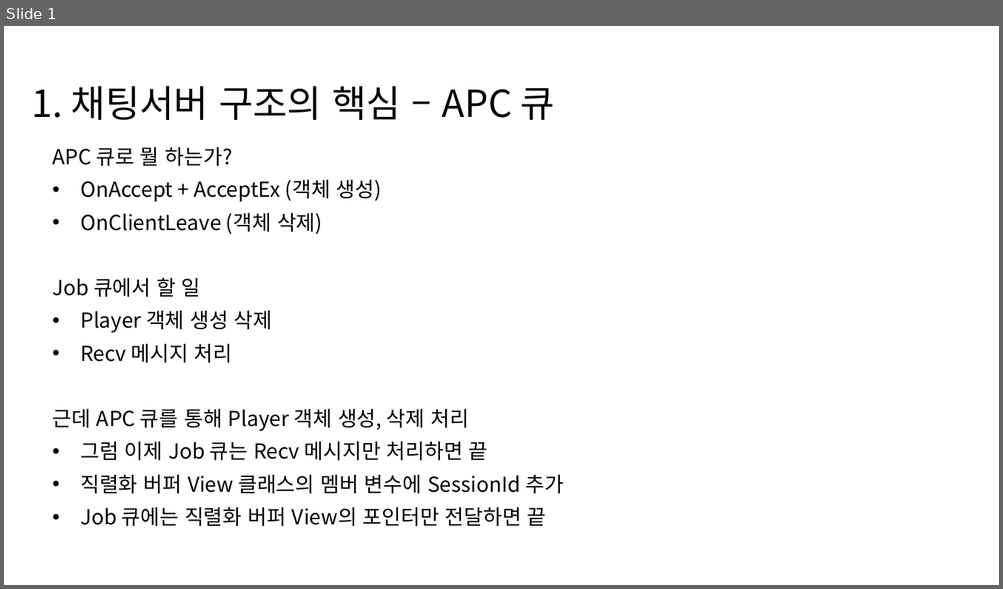
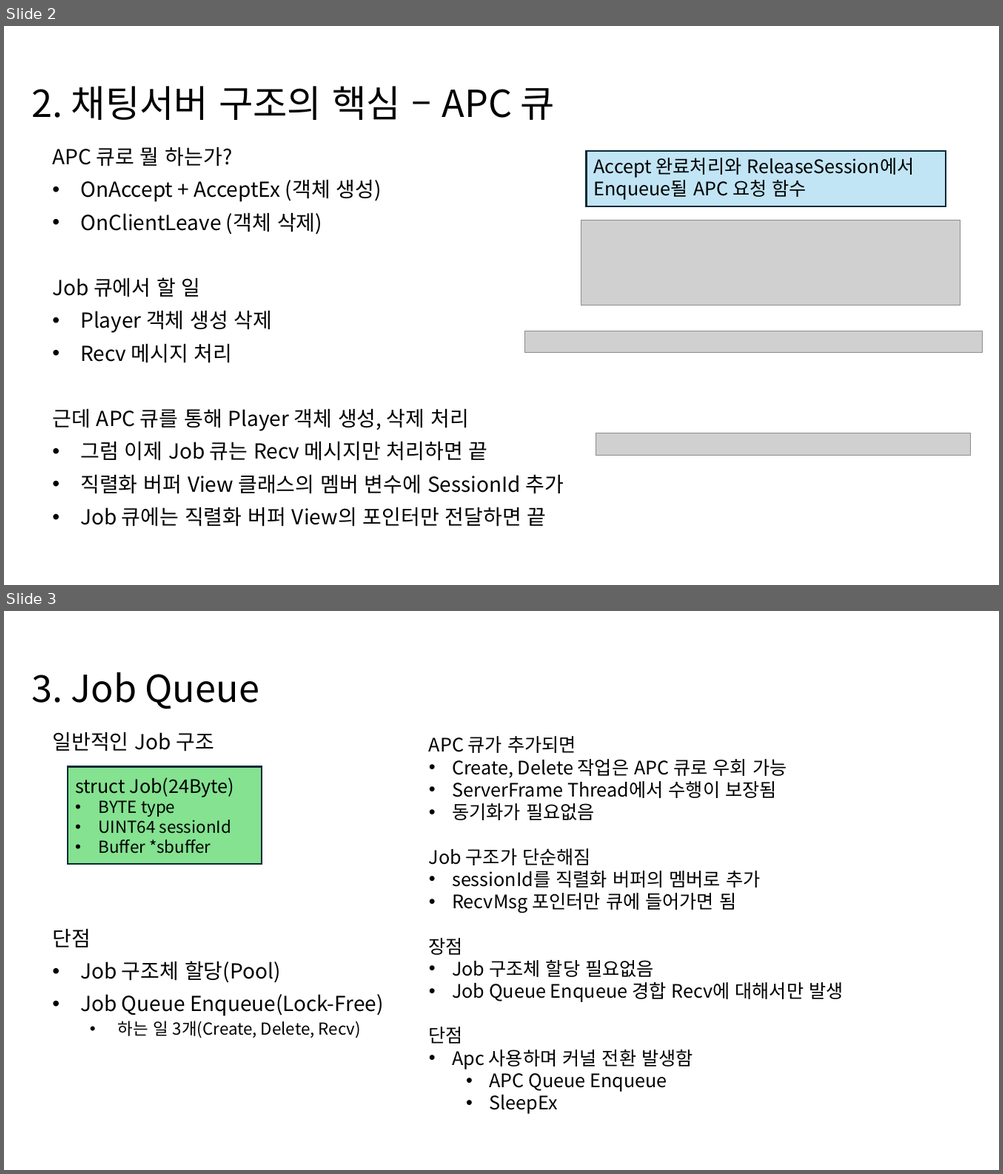
Before and after one commit to MyungHyun-Ahn/Portfolio, a slide deck: 04_IOCP_ChatServer/IOCP_ChatServer/싱글스레드채팅서버_설계.pptx. Shown one above the other, each under a label of ours: slide 1 before the commit, slides 2 and 3 after it. The pictures are 1003x589 and 1003x1174 pixels, drawn with LibreOffice and Linux fonts; fonts in the diff are those of the drawing; grey boxes stand for pictures. Boxes give left, top, right and bottom in pixels: in the first picture for what was removed or moved away, otherwise in the second. Text is boxed around its words. In the diff, an @@ line names an element or a change of style, - is before the commit and + after.

Commit message:
싱글 채팅 서버

```diff
--- a/04_IOCP_ChatServer/IOCP_ChatServer/싱글스레드채팅서버_설계.pptx
+++ b/04_IOCP_ChatServer/IOCP_ChatServer/싱글스레드채팅서버_설계.pptx
@@ slide 3 added at (x1=4, y1=611, x2=999, y2=1170), background #FFFFFF @@
@@ title added at (x1=31, y1=672, x2=259, y2=709), 36 pt, text #000000 @@
+3. Job Queue
@@ subtitle added at (x1=52, y1=732, x2=384, y2=1039), 20 pt, text #000000 @@
+일반적인 Job 구조
+단점
+• Job 구조체 할당(Pool)
+• Job Queue Enqueue(Lock-Free)
+  • 하는 일 3개(Create, Delete, Recv)
@@ text added at (x1=429, y1=736, x2=842, y2=1114), 18 pt, text #000000 @@
+APC 큐가 추가되면
+• Create, Delete 작업은 APC 큐로 우회 가능
+• ServerFrame Thread에서 수행이 보장됨
+• 동기화가 필요없음
+Job 구조가 단순해짐
+• sessionId를 직렬화 버퍼의 멤버로 추가
+• RecvMsg 포인터만 큐에 들어가면 됨
+장점
+• Job 구조체 할당 필요없음
+• Job Queue Enqueue 경합 Recv에 대해서만 발생
+단점
+• Apc 사용하며 커널 전환 발생함
+  • APC Queue Enqueue
+  • SleepEx
@@ rectangle added at (x1=68, y1=767, x2=262, y2=865), fill #84E291, outline #092A39 1.5 pt, 16 pt, text #000000 @@
+struct Job(24Byte)
+• BYTE type
+• UINT64 sessionId
+• Buffer *sbuffer
@@ what was slide 1 is now slide 2 @@
@@ slide 2 changed as well @@
@@ title at (x1=31, y1=86, x2=554, y2=120): text changed @@
-1. 채팅서버 구조의 핵심 – APC 큐
+2. 채팅서버 구조의 핵심 – APC 큐
@@ rectangle added at (x1=586, y1=151, x2=945, y2=207), fill #C1E5F5, outline #092A39 1.5 pt @@
@@ text added at (x1=593, y1=158, x2=914, y2=200), 18 pt, text #000000 @@
+Accept 완료처리와 ReleaseSession에서 Enqueue될 APC 요청 함수
@@ picture added at (x1=580, y1=220, x2=960, y2=306) @@
@@ picture added at (x1=525, y1=332, x2=983, y2=353) @@
@@ picture added at (x1=596, y1=434, x2=970, y2=456) @@
```
Also in this commit, not shown: 4 other slides changed, 4 other slides added, 3 other files.
